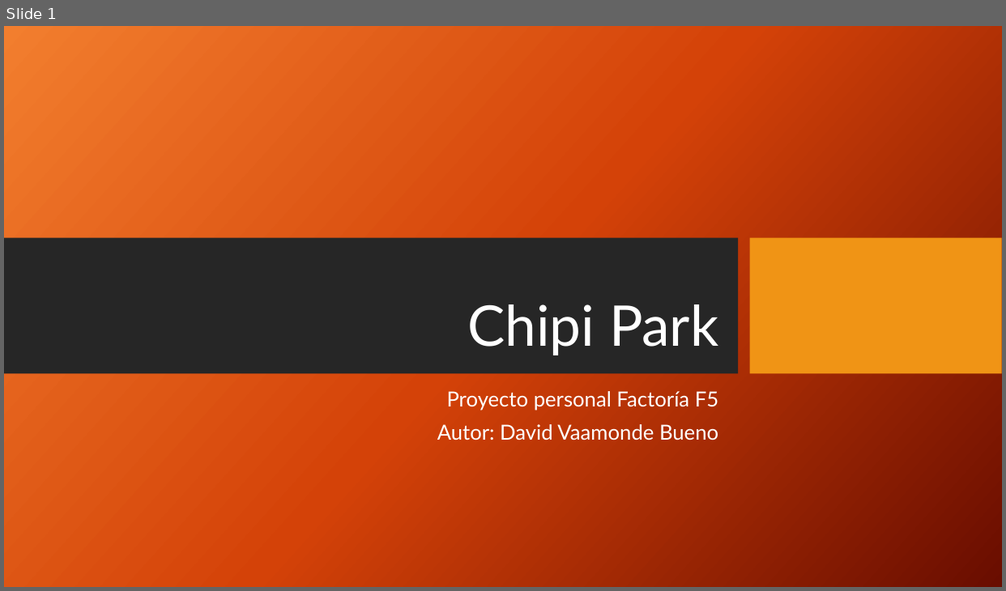
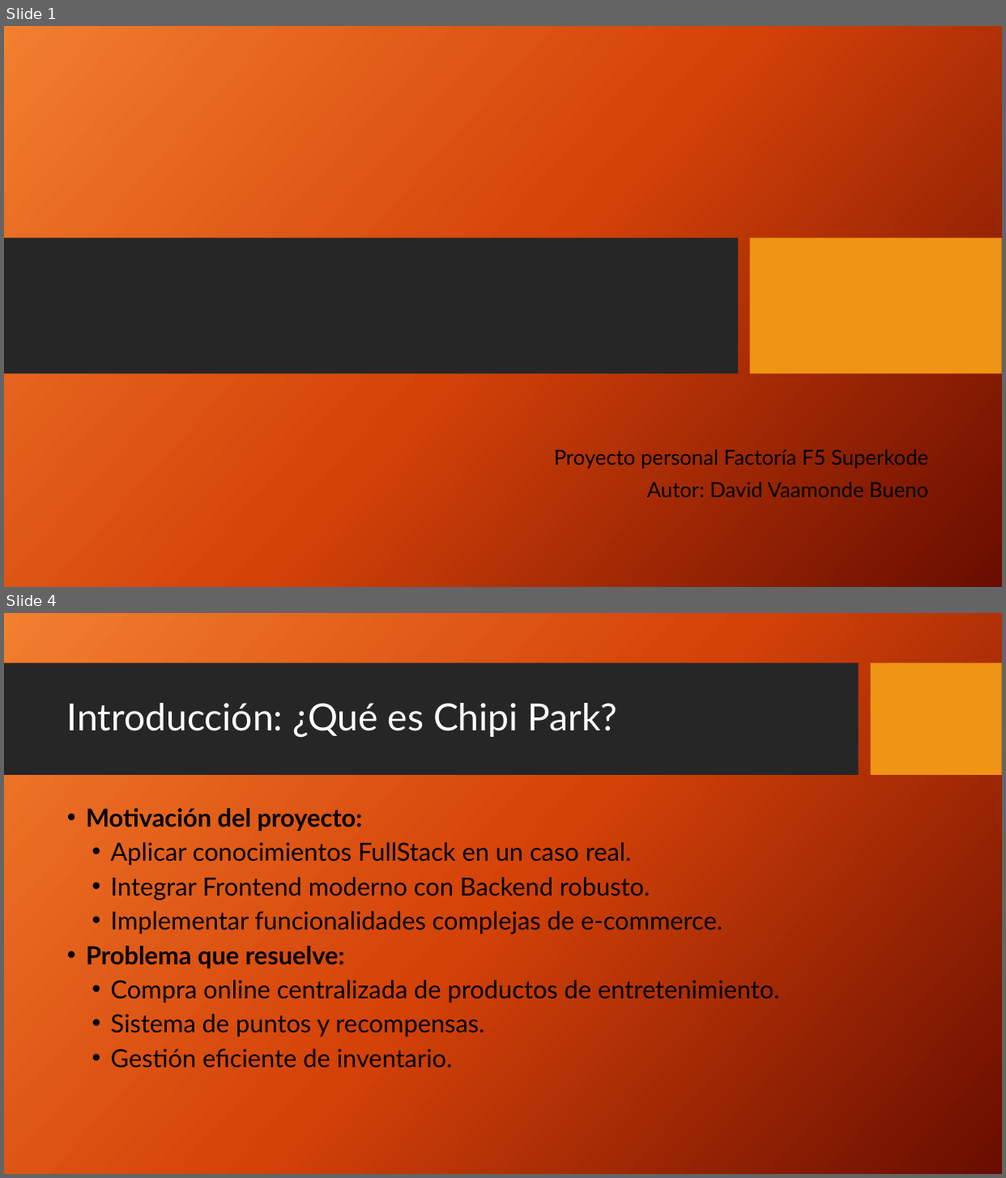
Before and after one commit to DavidLapi/Chipi-Park, a slide deck: Documentation/Chipi Park.pptx. Shown one above the other, each under a label of ours: slide 1 before the commit, slides 1 and 4 after it; the slides between them are not shown. The pictures are 1006x591 and 1006x1178 pixels, drawn with LibreOffice and Linux fonts; fonts in the diff are those of the drawing; background and template pictures are left out. Boxes give left, top, right and bottom in pixels: in the first picture for what was removed or moved away, otherwise in the second. Text is boxed around its words. In the diff, an @@ line names an element or a change of style, - is before the commit and + after.

```diff
--- a/Documentation/Chipi Park.pptx
+++ b/Documentation/Chipi Park.pptx
@@ slide 4 added at [4, 613, 1002, 1174], background picture (left out) @@
@@ rectangle added at [4, 663, 859, 776], fill #262626 @@
@@ rectangle added at [871, 663, 1002, 776], fill #F09415 @@
@@ title added at [67, 703, 618, 738], 36 pt, text #FFFFFF @@
+Introducción: ¿Qué es Chipi Park?
@@ text added at [86, 808, 780, 1068], 24 pt, text #000000 @@
+• Motivación del proyecto:
+• Aplicar conocimientos FullStack en un caso real.
+• Integrar Frontend moderno con Backend robusto.
+• Implementar funcionalidades complejas de e-commerce.
+• Problema que resuelve:
+• Compra online centralizada de productos de entretenimiento.
+• Sistema de puntos y recompensas.
+• Gestión eficiente de inventario.
@@ slide 1 changed as well @@
@@ title removed at [467, 305, 718, 356] @@
-Chipi Park
@@ subtitle "Proyecto personal Factoría F5 Superkode": place and size @@
-subtitle "Proyecto personal Factoría F5 Superkode" at [437, 391, 718, 441]
+subtitle "Proyecto personal Factoría F5 Superkode" at [554, 450, 928, 497]
@@ subtitle at [554, 450, 928, 469]: text changed; text colour #FFFFFF to #000000 @@
-Proyecto personal Factoría F5
+Proyecto personal Factoría F5 Superkode
@@ subtitle at [647, 482, 928, 497]: text colour #FFFFFF to #000000 in "Autor: David Vaamonde Bueno" @@
```
Also in this commit, not shown: 26 other slides added, 1 slide removed, 6 other files.
